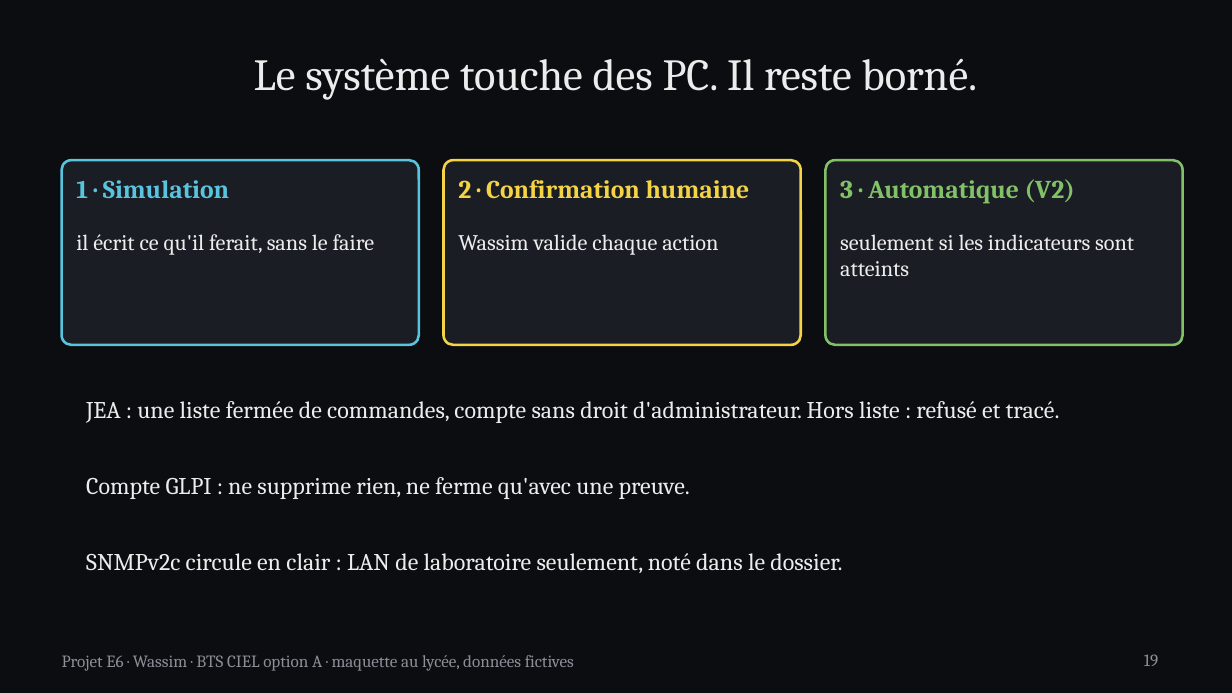
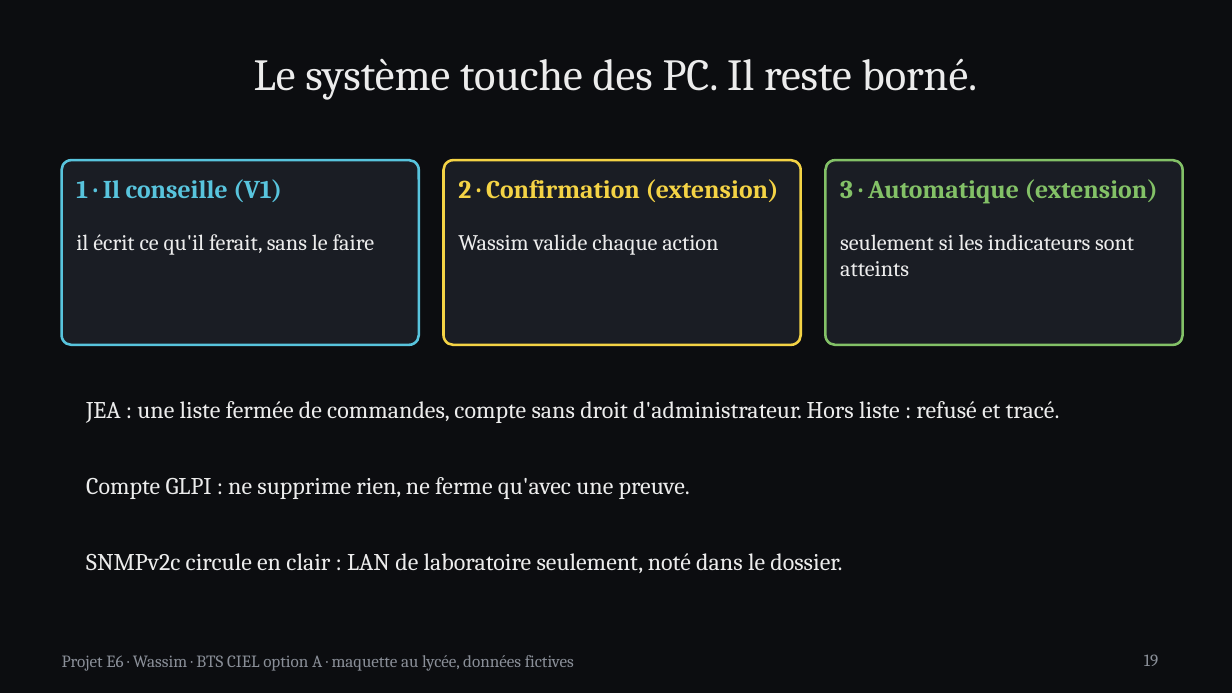
Before and after one commit to bachir151/projet-E6, a slide deck: slide 19 of Projet apprenti 1/livrables/powerpoint-3b1b/Projet_E6_Wassim_3b1b.pptx. Drawn at 1232x693 pixels with LibreOffice and Linux fonts; fonts in the diff are those of the drawing. Boxes give left, top, right and bottom in pixels: in the first picture for what was removed or moved away, otherwise in the second. Text is boxed around its words. In the diff, an @@ line names an element or a change of style, - is before the commit and + after.

```diff
--- a/Projet apprenti 1/livrables/powerpoint-3b1b/Projet_E6_Wassim_3b1b.pptx
+++ b/Projet apprenti 1/livrables/powerpoint-3b1b/Projet_E6_Wassim_3b1b.pptx
@@ text at bbox=[76, 179, 282, 202]: text changed @@
-1 · Simulation
+1 · Il conseille (V1)
@@ text at bbox=[458, 179, 779, 202]: text changed @@
-2 · Confirmation humaine
+2 · Confirmation (extension)
@@ text at bbox=[840, 179, 1158, 203]: text changed @@
-3 · Automatique (V2)
+3 · Automatique (extension)
```
Also in this commit, not shown: 2 other slides changed, 4 other files.
